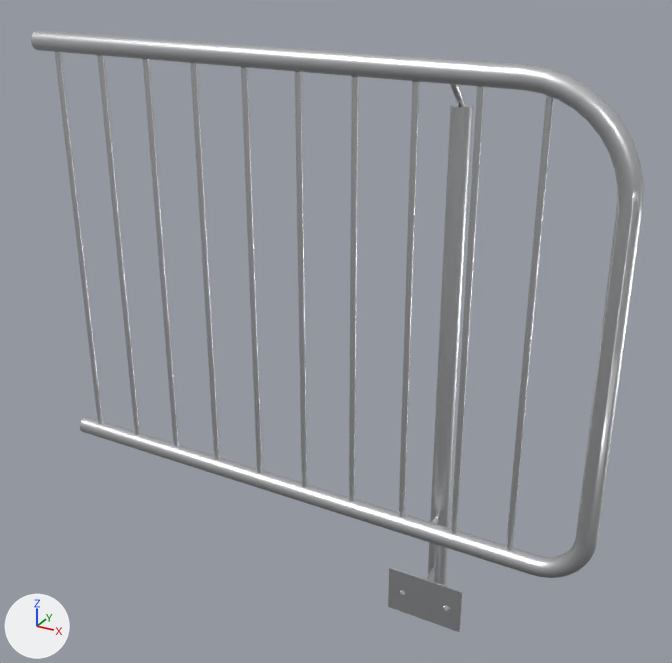
A saved change to the glTF model public/katalog/modelle/gelaender-ende-links.gltf.
Rendered twice from a 50 mm camera at (0.861, -1.457, 1.318) aimed at (0.042, 0.031, 0.575). The lights are fixed; the arrows at lower left show +X, +Y and +Z. The first picture is the older version. Vertices at exactly the same position are counted once.

The first picture shows 'SK0029_Geländer-Ende_links.001'.
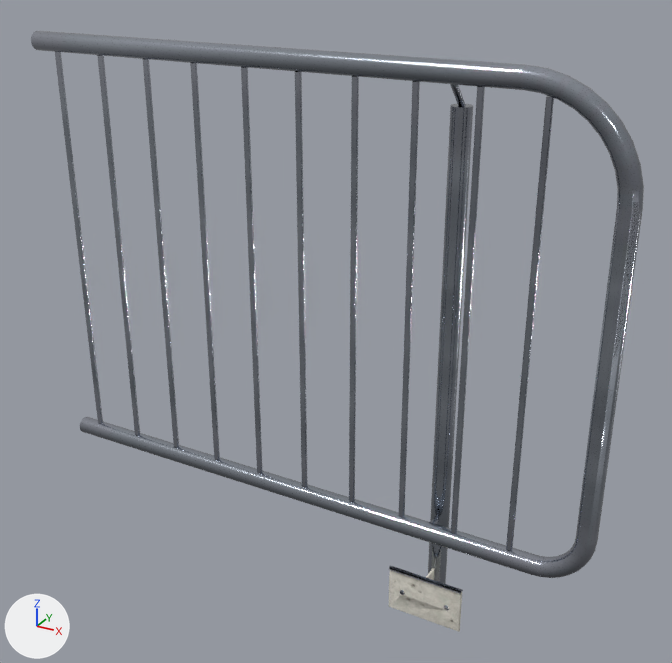
Where the change shows, as pixel boxes [x1, y1, x2, y2] in the pictures (672 x 663 px):
part 1 of me_sk0029_geländer_ende_links_001, built on
    before: [388, 567, 463, 632]
    after: [389, 566, 463, 632]
part 2 of me_sk0029_geländer_ende_links_001, recoloured (darker)
    before: [31, 31, 644, 610]
    after: [31, 31, 644, 584]
part 3 of me_sk0029_geländer_ende_links_001, recoloured (white to grey)
    both: [390, 590, 458, 631]

Diff of the bpy script that builds the scene:
```diff
--- a/public/katalog/modelle/gelaender-ende-links.gltf.py
+++ b/public/katalog/modelle/gelaender-ende-links.gltf.py
@@ img_gelaender_ende_links_farbe @@
+img_gelaender_ende_links_farbe = load_image('gelaender-ende-links_farbe', 'texturen/gelaender-ende-links_farbe.jpg', 2048, 2048, 'sRGB')
@@ img_gelaender_ende_links_normal @@
+img_gelaender_ende_links_normal = load_image('gelaender-ende-links_normal', 'texturen/gelaender-ende-links_normal.jpg', 2048, 2048, 'Non-Color')
@@ mat_stahl_web_043 @@
+mat_stahl_web_043 = bpy.data.materials.new('Stahl_web.043')
+# uses the picture img_gelaender_ende_links_farbe
+# uses the picture img_gelaender_ende_links_normal
@@ mat_beton_web_055 @@
+mat_beton_web_055 = bpy.data.materials.new('Beton_web.055')
+# uses the picture img_gelaender_ende_links_farbe
+# uses the picture img_gelaender_ende_links_normal
@@ me_sk0029_geländer_ende_links_001 @@
 # used by ob_sk0029_geländer_ende_links_001; location = (0.0, 0.0, 0.0)
-me_sk0029_geländer_ende_links_001.from_pydata(...)  # 1896 vertices, 3872 faces; spans x -0.608..0.608, y -0.051..0.051, z 0.0..1.12
+me_sk0029_geländer_ende_links_001.from_pydata(...)  # 2067 vertices, 4288 faces; spans x -0.608..0.608, y -0.051..0.051, z 0.0..1.12
+# me_sk0029_geländer_ende_links_001 part 1: 4 vertices moved from x 0.202..0.362, y -0.032..-0.027, z 0.0 to x 0.205..0.36, y -0.032..-0.027, z 0.003; 12 vertices removed from x 0.202..0.362, y -0.032..0.013, z 0.0..0.1; 183 vertices added at x 0.202..0.362, y -0.036..0.013, z 0.0..0.104
+# me_sk0029_geländer_ende_links_001 part 2: 3566 faces spanning x -0.608..0.608, y -0.051..0.051, z 0.0..1.12 switch from mat_stahl (white #e1e2e5) to mat_stahl_web_043
+# me_sk0029_geländer_ende_links_001 part 3: 232 faces spanning x 0.205..0.36, y -0.032..0.051, z 0.0..0.056 switch from mat_stahl (white #e1e2e5) to mat_beton_web_055
```
